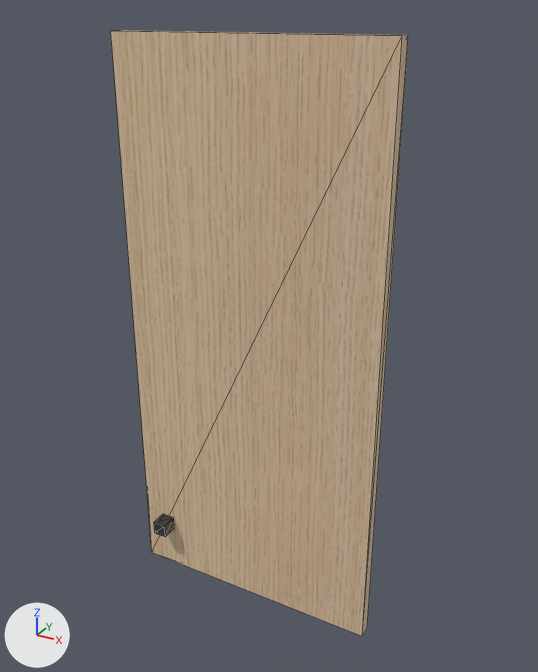
Before and after pictures for a commit that changed the glTF model 2025-284-C01-Vitrineskap/sim/Benk_A_dor_hoyre.glb.
The view is the same before and after, from a 50 mm camera at (1104.0, -1370.0, 903.0) aimed at (665.0, -574.0, 505.0). Every picture has the same lights, and +X, +Y and +Z are marked at lower left. The picture after the commit comes second. Mesh edges are drawn as thin lines. Vertices at exactly the same position are counted once.

Objects in the first picture: '2025-284 Vitrineskap'.
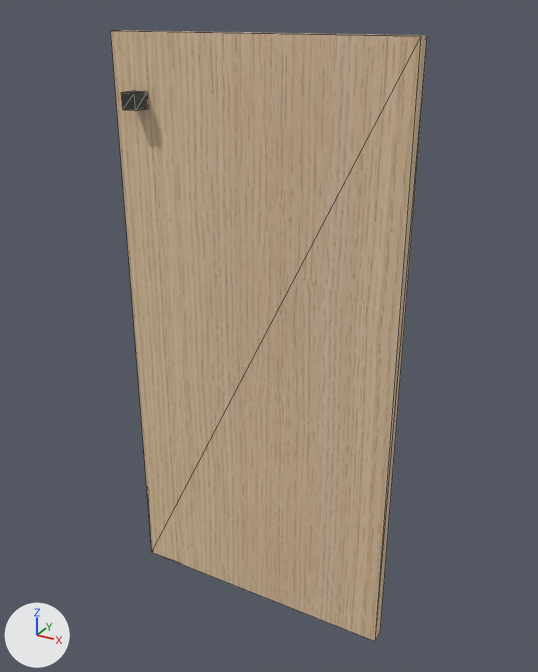
The newer file is also turned or shifted as a whole; pictures and numbers use the older file's frame.

What differs and where, as boxes [x1, y1, x2, y2] in the pictures (538 x 672 px; the box of a moved part takes in the faces that stretch with it):
'2025-284 Vitrineskap', reshaped (6% wider)
    before: [111, 30, 408, 636]
    after: [111, 30, 427, 641]
part 1 of me_mesh_0, moved or reshaped
    before: [154, 514, 174, 537]
    after: [121, 91, 148, 111]
part 2 of me_mesh_0, moved or reshaped
    before: [111, 31, 408, 636]
    after: [111, 31, 427, 641]

The edits, one by one:
me_mesh_0 is used by ob_2025_284_vitrineskap; location (0.0, 0.0, 0.0).
Before the commit, vertices of me_mesh_0: 4 (832.0, -600.0, 82.0) at pixel (362, 636), 5 (832.0, -581.0, 82.0) at pixel (367, 627), 6 (832.0, -581.0, 878.0) at pixel (408, 35), 7 (832.0, -600.0, 878.0) at pixel (402, 35).
me_mesh_0 had 24 vertices, 36 faces and spanned x 459.0..832.0, y -625.0..-558.0, z 82.0..878.0.
me_mesh_0 now has 24 vertices, 36 faces and spans x 459.0..852.0, y -625.0..-558.0, z 82.0..878.0.
me_mesh_0 part 1: the loose piece of 8 vertices spanning x 489.0..509.0, y -625.0..-600.0, z 150.0..170.0 is moved by (0.0, 0.0, 640.0).
Part 2, on me_mesh_0:
Vertices 4 to 7 of me_mesh_0 move by (20.0, 0.0, 0.0).
